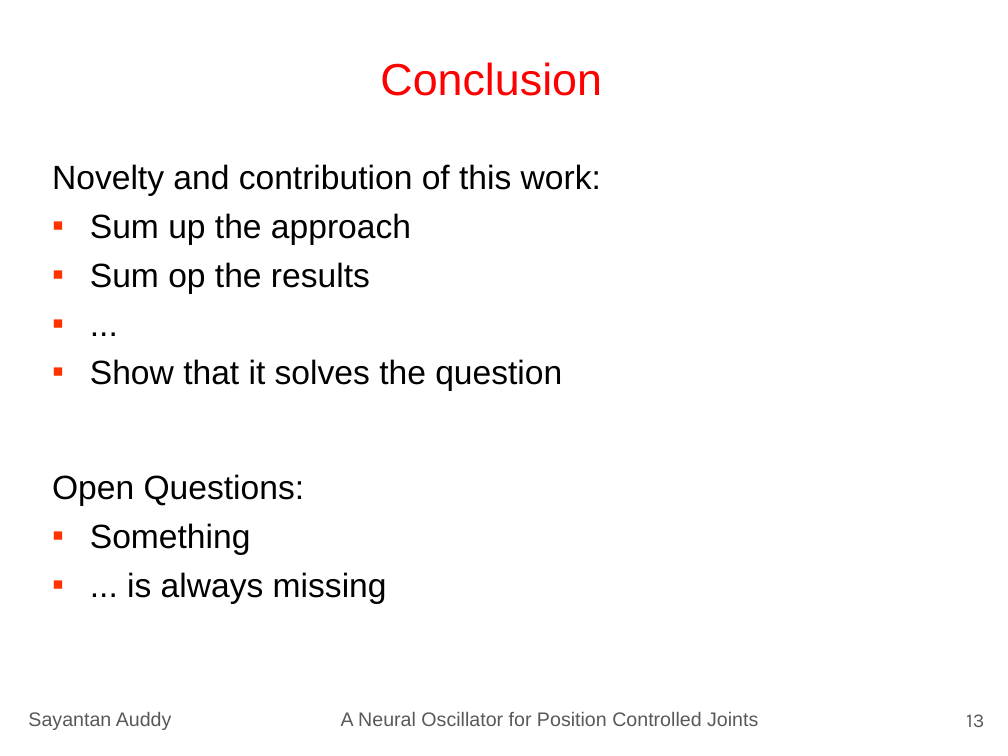
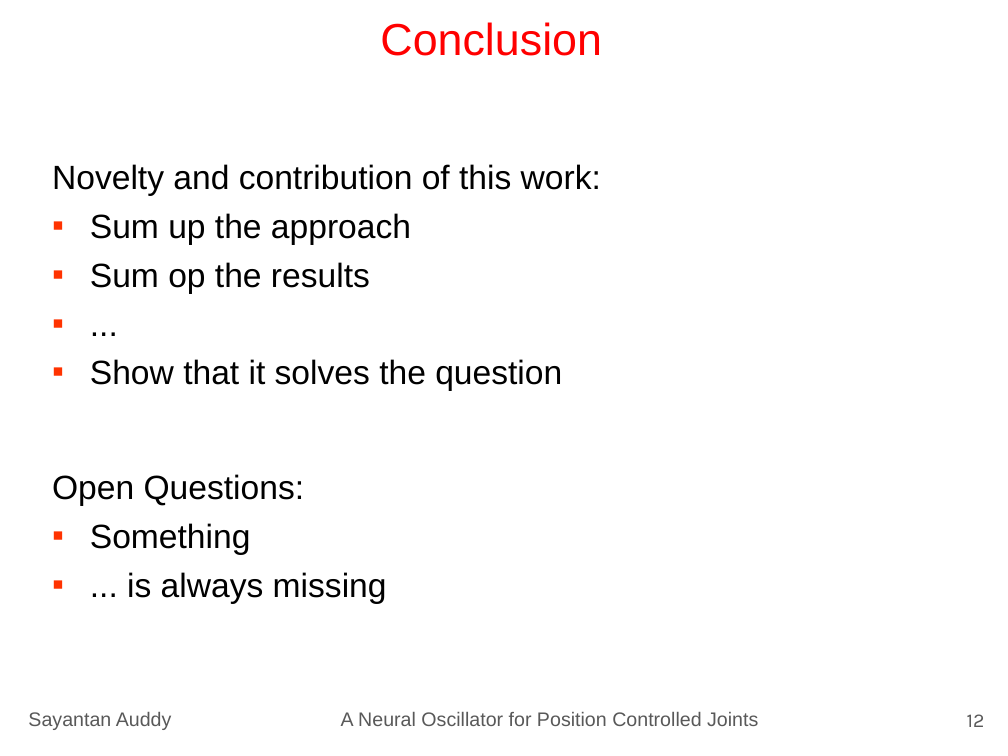
Before and after one commit to sayantanauddy/matsuoka_joint_control, a slide deck: slide 12 of presentation/Sayantan_Auddy_IS_Presentation.pptx (slide 13 before the commit). Drawn at 1008x756 pixels with LibreOffice and Linux fonts; fonts in the diff are those of the drawing. Boxes give left, top, right and bottom in pixels: in the first picture for what was removed or moved away, otherwise in the second. Text is boxed around its words. In the diff, an @@ line names an element or a change of style, - is before the commit and + after.

```diff
--- a/presentation/Sayantan_Auddy_IS_Presentation.pptx
+++ b/presentation/Sayantan_Auddy_IS_Presentation.pptx
@@ title "Conclusion": place and size @@
-title "Conclusion" at (380,62,602,96)
+title "Conclusion" at (380,22,602,56)
@@ title "Conclusion" at (380,22,602,56): vertical alignment bottom to top @@
@@ page number at (967,714,985,727): text changed @@
-13
+12
```
Also in this commit, not shown: 12 other slides changed, 3 slides removed.
